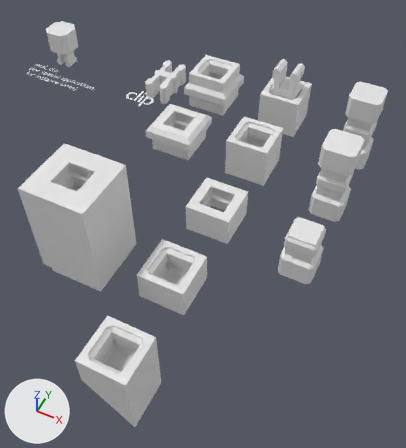
What one commit did to the Blender file blender/clip.blend.
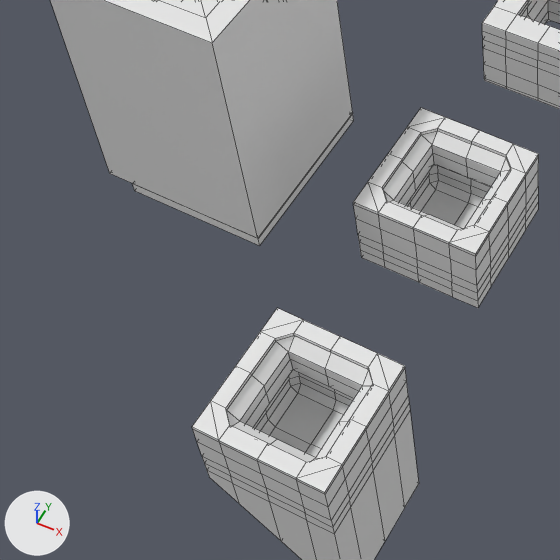
Each version is shown whole from a 50 mm camera at (34.9, -116.6, 93.0) aimed at (-3.9, -39.1, -3.8), then close up on the part from 0% to 53% of the width and 44% to 92% of the height. Every picture has the same lights, and +X, +Y and +Z are marked at lower left. The close-ups show mesh edges as thin lines.

Names of what the first close-up shows: 'clip_holder_applied_trimmed', 'clip_holder_applied_trimmed_closed', 'clip_holder_applied_trimmed_closed_angled', 'pole', 'pole_holder'.
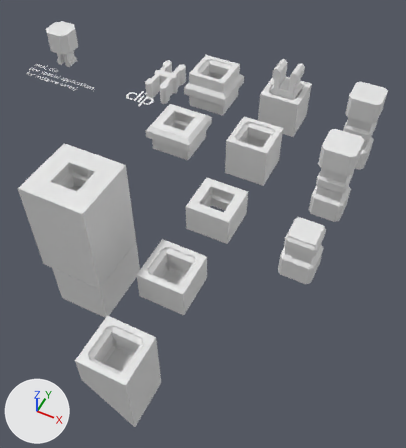
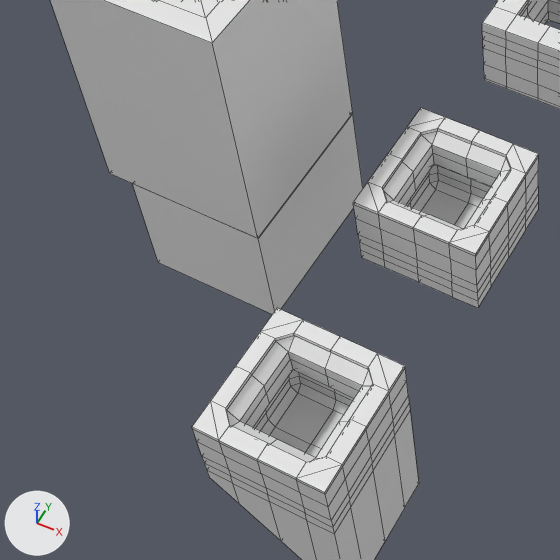
The change in detail:
me_cube_004 has 28 vertices, 22 faces and spans x -4.8..7.0, y -7.0..7.0, z 5.0..21.0.
me_cube_004 is used by ob_pole; location (-20.0, -60.0, -6.0).
Before the commit, vertices of me_cube_004: 0 (-4.8, -7.0, 5.0), 1 (-4.8, 7.0, 5.0), 2 (7.0, -7.0, 5.0), 3 (7.0, 7.0, 5.0).
Part 1, on me_cube_004:
Vertices 0 to 3 of me_cube_004 move by (0.0, 0.0, -10.0).

Where the change shows, as pixel boxes (x1, y1, x2, y2) in the close-ups (560 x 560 px):
'pole', reshaped: before (133, 114, 354, 246); after (133, 114, 363, 314)
